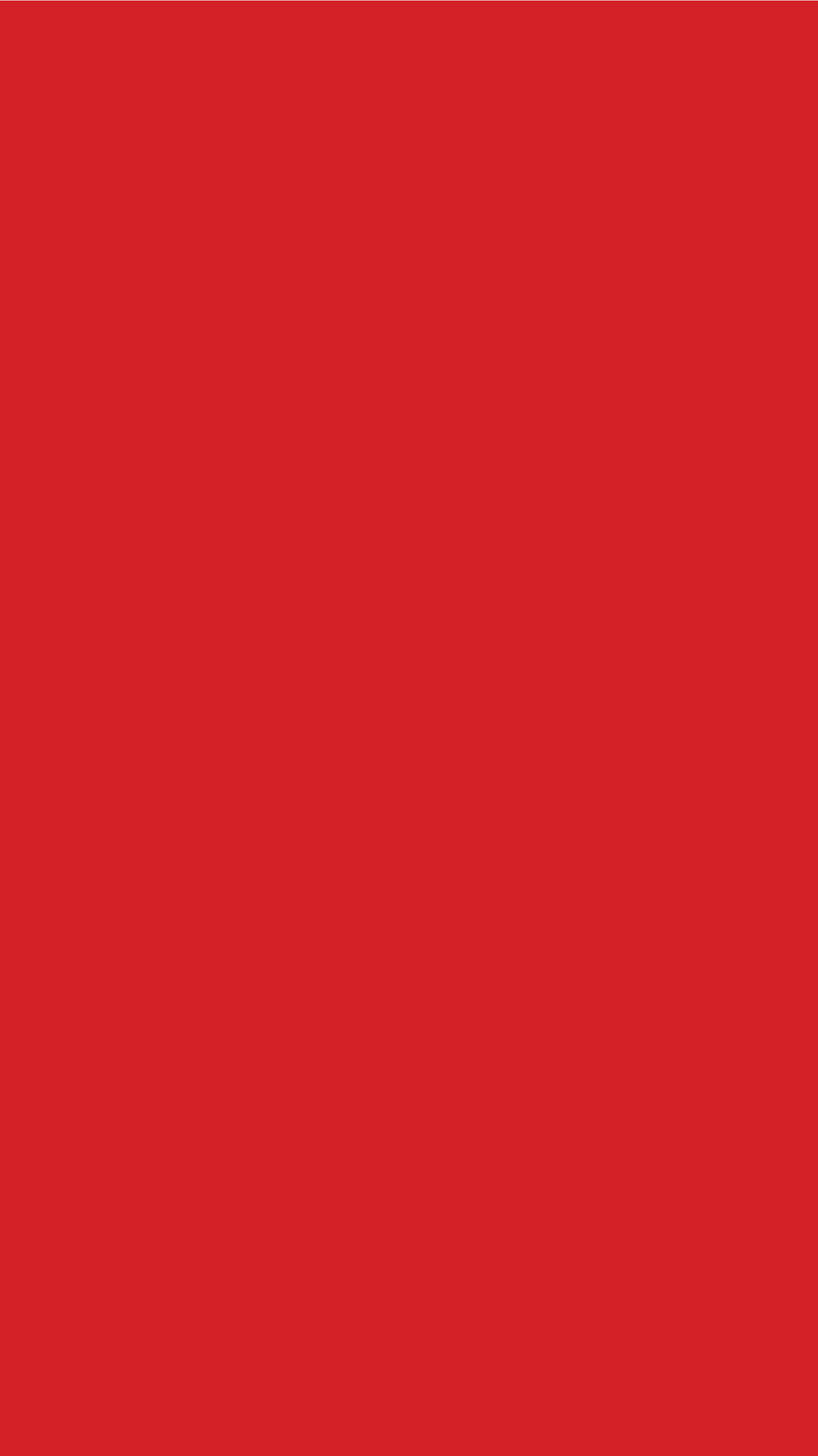
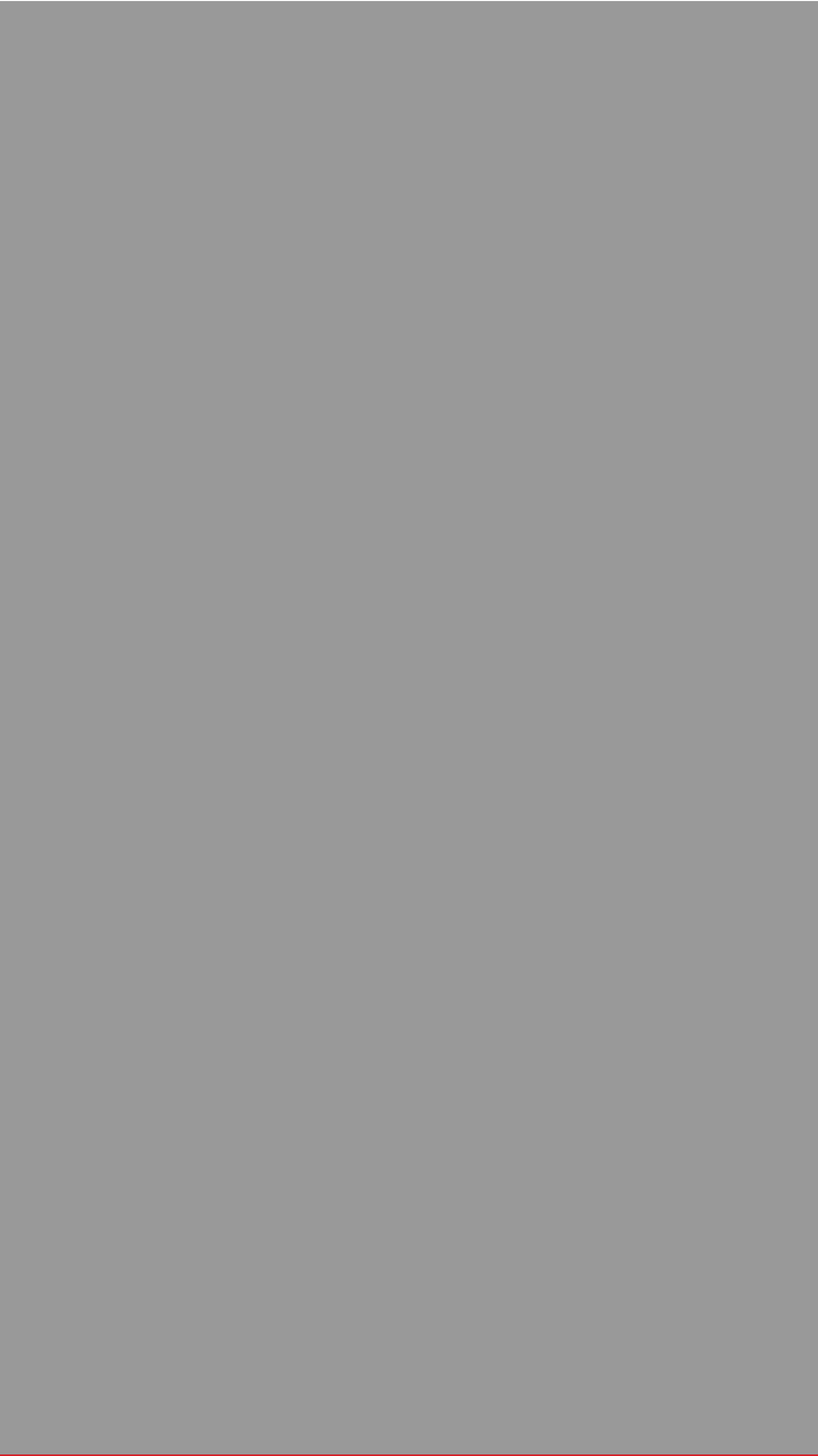
Revision of a layered 818px x 1456px image; what changed, layer by layer:
moved "Rectangle 5" above "Rectangle 4", painted on it over <box>0,0,818,1455</box>
removed layer "Background" over <box>0,0,818,1455</box>
